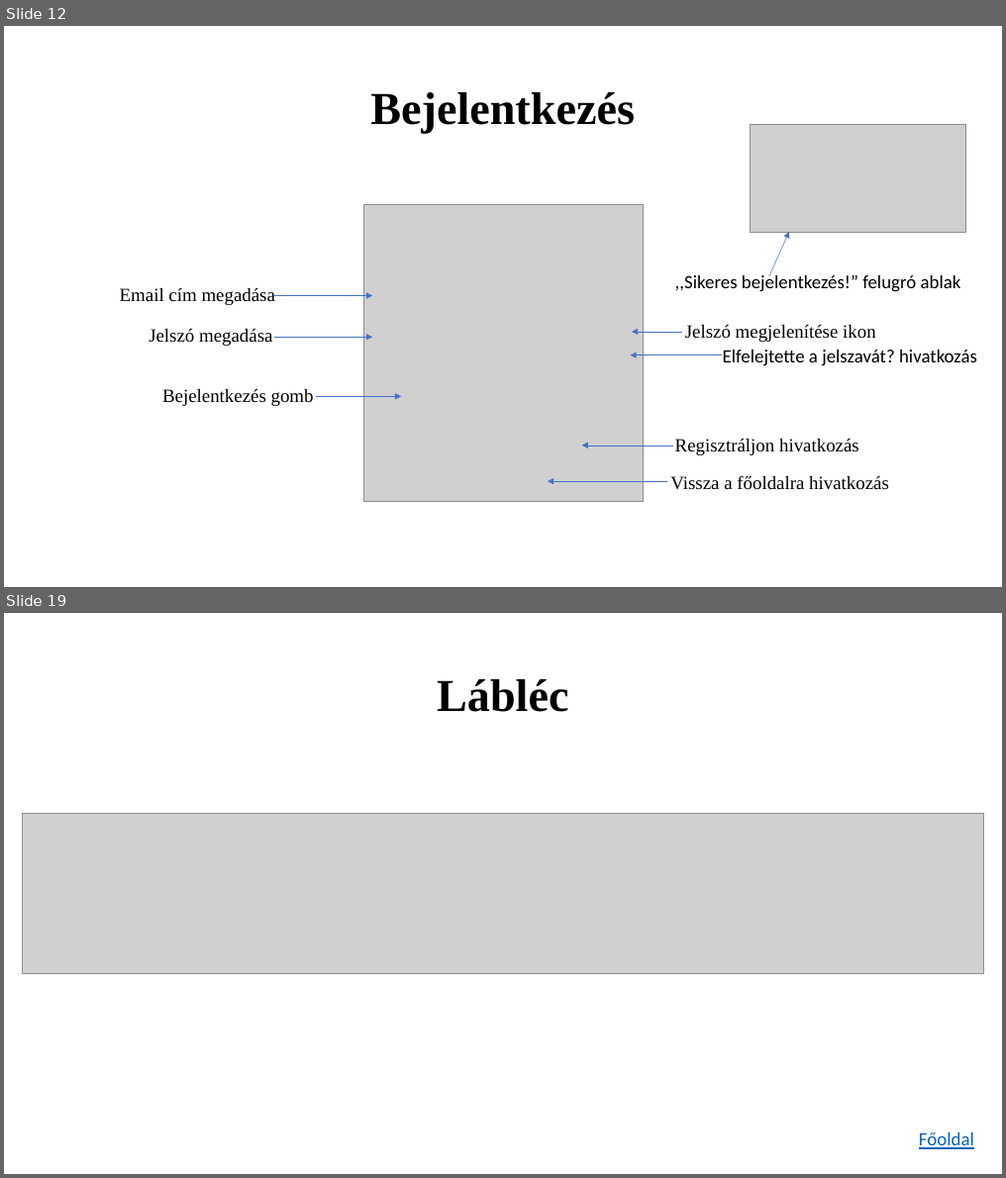
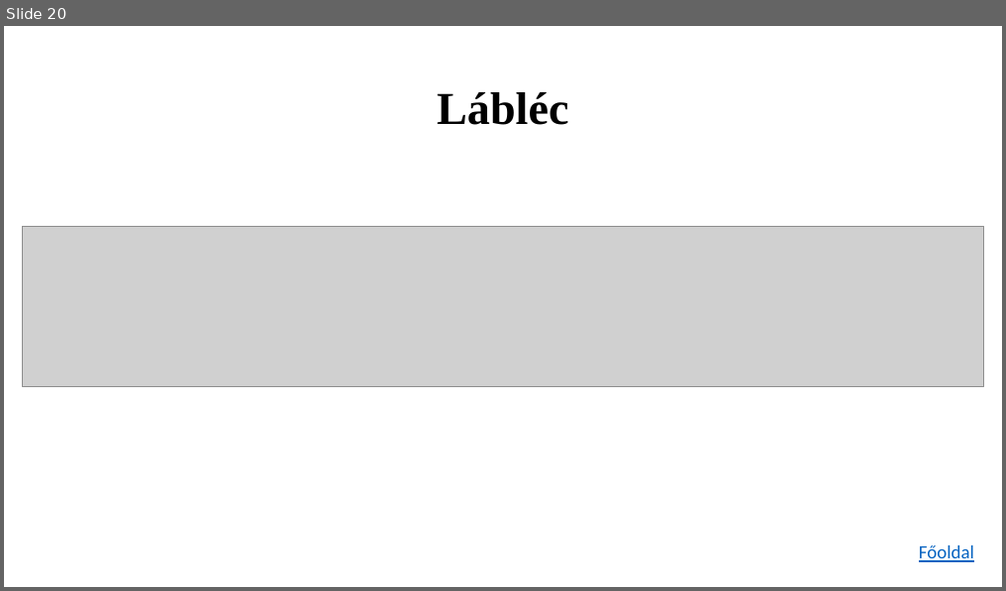
Before and after one commit to K0RN3L07/ParKing, a slide deck: Dokumentumok/ParKing-prezentacio.pptx. Shown one above the other, each under a label of ours: slides 12 and 19 before the commit, slide 20 after it; the slides between them are not shown. The pictures are 1006x1178 and 1006x591 pixels, drawn with LibreOffice and Linux fonts; fonts in the diff are those of the drawing; grey boxes stand for pictures. Boxes give left, top, right and bottom in pixels: in the first picture for what was removed or moved away, otherwise in the second. Text is boxed around its words. In the diff, an @@ line names an element or a change of style, - is before the commit and + after.

```diff
--- a/Dokumentumok/ParKing-prezentacio.pptx
+++ b/Dokumentumok/ParKing-prezentacio.pptx
@@ slide 12 removed at box(4, 26, 1002, 587), background #FFFFFF @@
@@ title removed at box(370, 92, 635, 134) @@
-Bejelentkezés
@@ picture removed at box(750, 125, 966, 233) @@
@@ picture removed at box(363, 205, 643, 502) @@
@@ arrow removed from (769, 276) to (789, 232) @@
@@ text removed at box(120, 288, 275, 305) @@
-Email cím megadása
@@ text removed at box(675, 274, 961, 292) @@
-,,Sikeres bejelentkezés!” felugró ablak
@@ arrow removed from (274, 296) to (372, 296) @@
@@ text removed at box(149, 329, 272, 346) @@
-Jelszó megadása
@@ arrow removed from (274, 338) to (372, 338) @@
@@ arrow removed from (683, 332) to (632, 332) @@
@@ text removed at box(685, 325, 876, 342) @@
-Jelszó megjelenítése ikon
@@ text removed at box(723, 350, 977, 367) @@
-Elfelejtette a jelszavát? hivatkozás
@@ arrow removed from (722, 356) to (631, 356) @@
@@ text removed at box(162, 389, 314, 406) @@
-Bejelentkezés gomb
@@ arrow removed from (316, 396) to (402, 396) @@
@@ text removed at box(675, 439, 859, 456) @@
-Regisztráljon hivatkozás
@@ arrow removed from (674, 446) to (582, 446) @@
@@ arrow removed from (668, 482) to (548, 482) @@
@@ text removed at box(670, 475, 889, 490) @@
-Vissza a főoldalra hivatkozás
@@ what was slide 19 is now slide 20 @@
```
Also in this commit, not shown: 5 slides changed, 6 slides added, 4 other slides removed.
